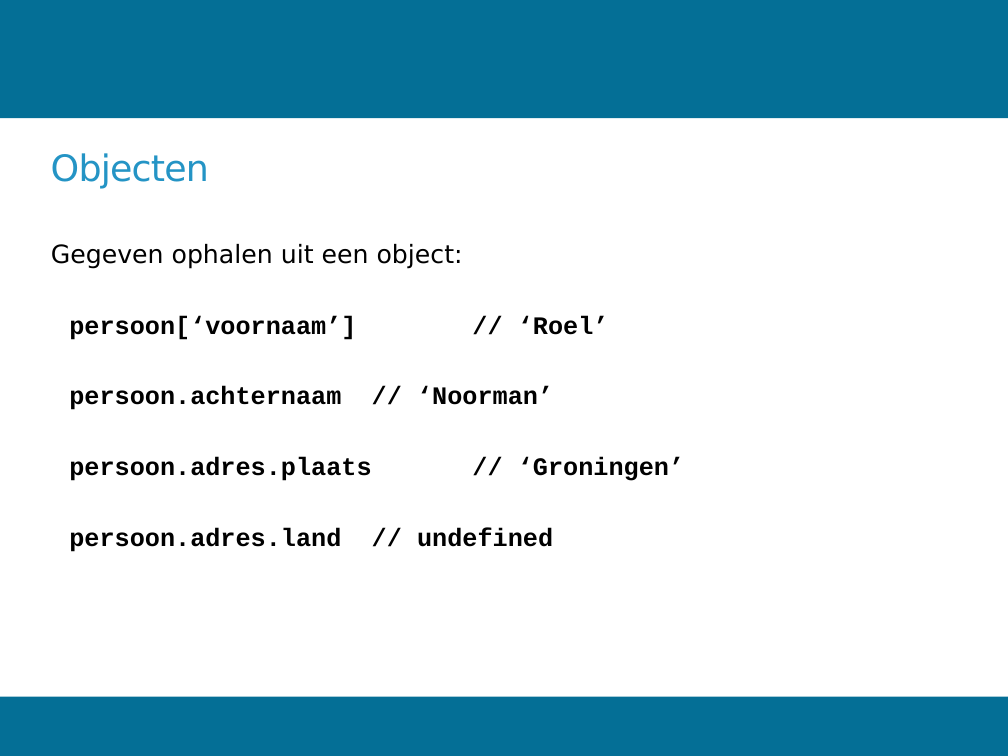
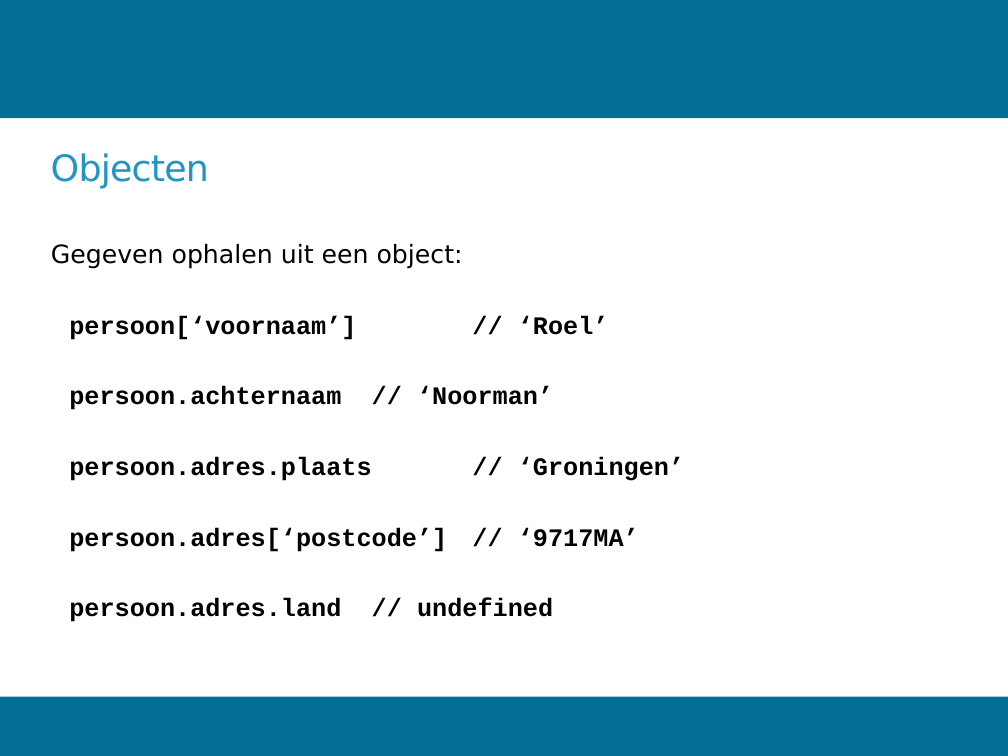
Before and after one commit to Woetjo/introAngular, a slide deck: slide 9 of introJavaScript.pptx (slide 6 before the commit). Drawn at 1008x756 pixels with LibreOffice and Linux fonts; fonts in the diff are those of the drawing; background and template pictures are left out. Boxes give left, top, right and bottom in pixels: in the first picture for what was removed or moved away, otherwise in the second. Text is boxed around its words. In the diff, an @@ line names an element or a change of style, - is before the commit and + after.

```diff
--- a/introJavaScript.pptx
+++ b/introJavaScript.pptx
@@ text at [69, 527, 639, 552]: paragraph added @@
+    persoon.adres[‘postcode’] // ‘9717MA’
```
Also in this commit, not shown: 13 other slides changed, 4 slides added, 1 other file.
